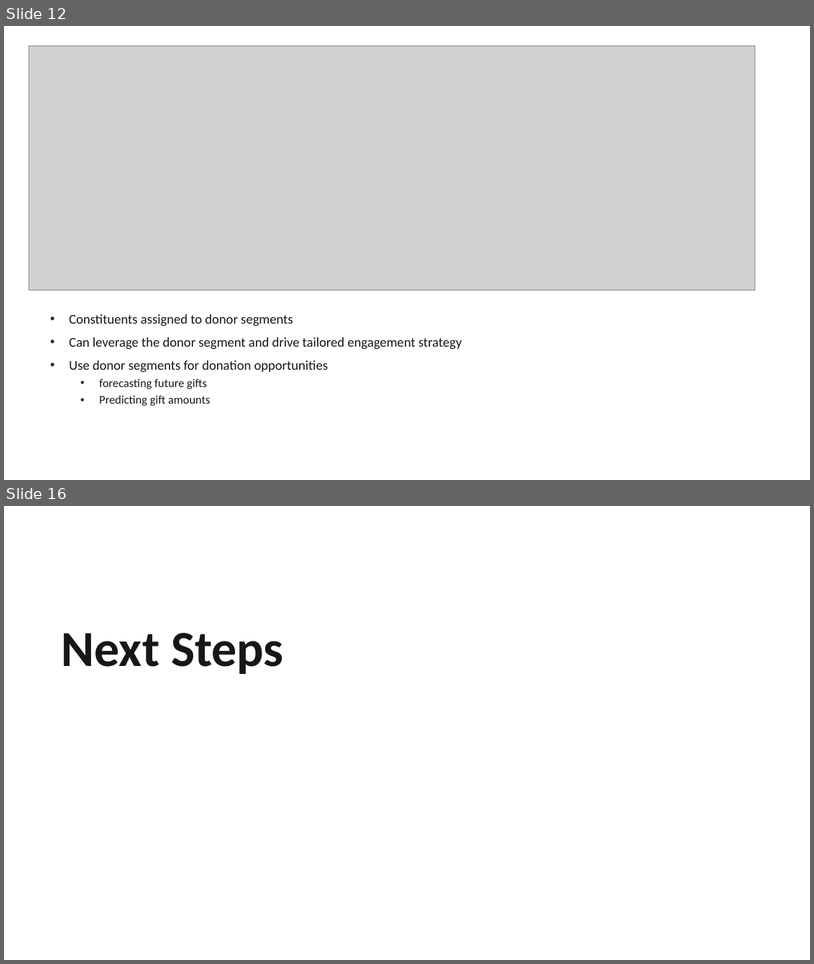
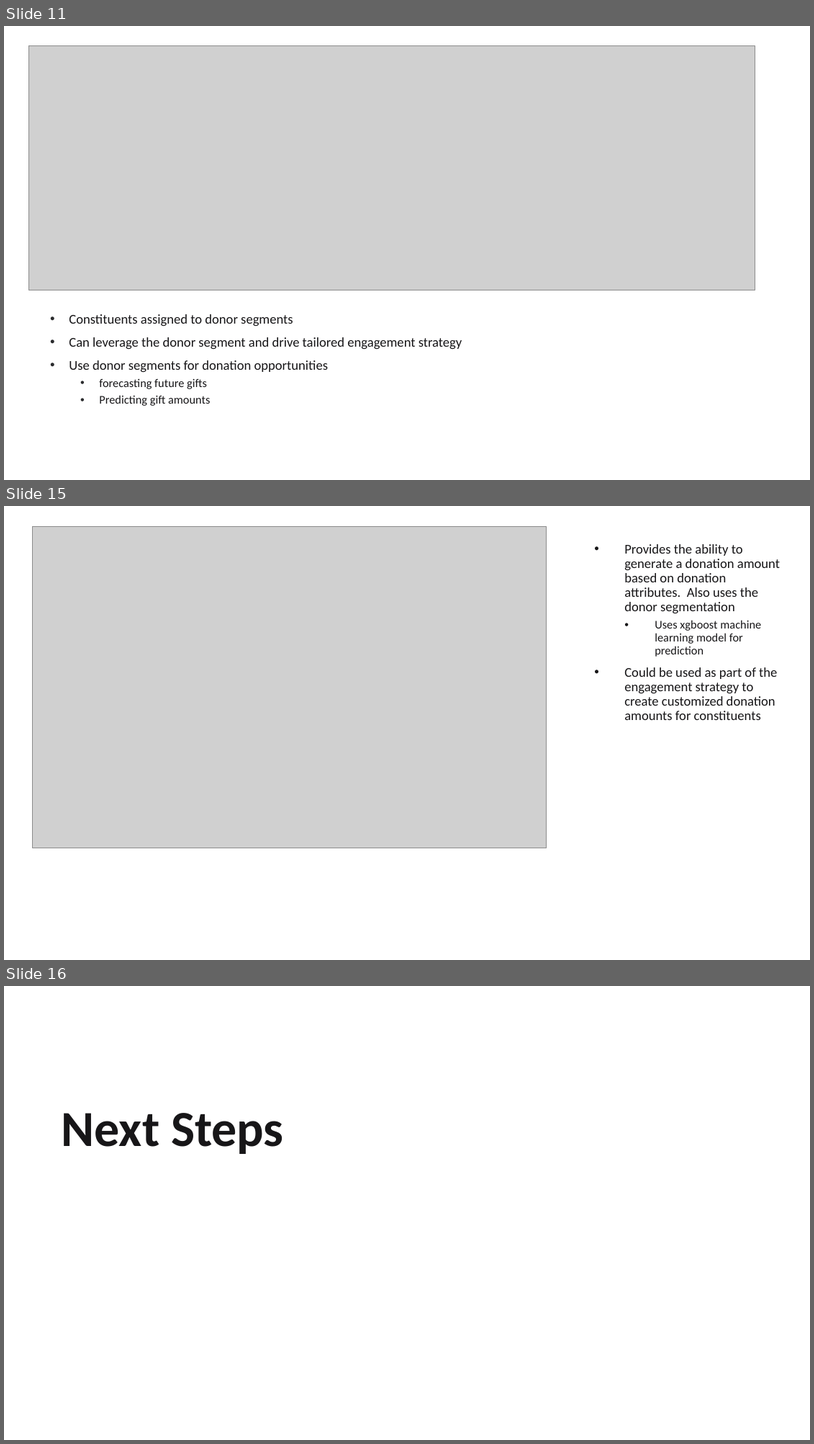
Before and after one commit to edimaudo/hackathon_coding_challenges, a slide deck: Apra/2025/apra_2025/Apra 2025 Data Science Challenge Deck.pptx. Shown one above the other, each under a label of ours: slides 12 and 16 before the commit, slides 11, 15 and 16 after it; the slides between them are not shown. The pictures are 814x964 and 814x1444 pixels, drawn with LibreOffice and Linux fonts; fonts in the diff are those of the drawing; grey boxes stand for pictures; background and template pictures are left out. Boxes give left, top, right and bottom in pixels: in the first picture for what was removed or moved away, otherwise in the second. Text is boxed around its words. In the diff, an @@ line names an element or a change of style, - is before the commit and + after.

```diff
--- a/Apra/2025/apra_2025/Apra 2025 Data Science Challenge Deck.pptx
+++ b/Apra/2025/apra_2025/Apra 2025 Data Science Challenge Deck.pptx
@@ slide 15 added at bbox=[4, 506, 810, 960], background picture (left out) @@
@@ picture added at bbox=[32, 527, 547, 848] @@
@@ text added at bbox=[625, 544, 780, 720], 16 pt, text #171618 @@
+• Provides the ability to generate a donation amount based on donation attributes. Also uses the donor segmentation
+  • Uses xgboost machine learning model for prediction
+• Could be used as part of the engagement strategy to create customized donation amounts for constituents
@@ what was slide 12 is now slide 11 @@
```
Also in this commit, not shown: 6 slides changed, 2 other slides added, 3 slides removed.
